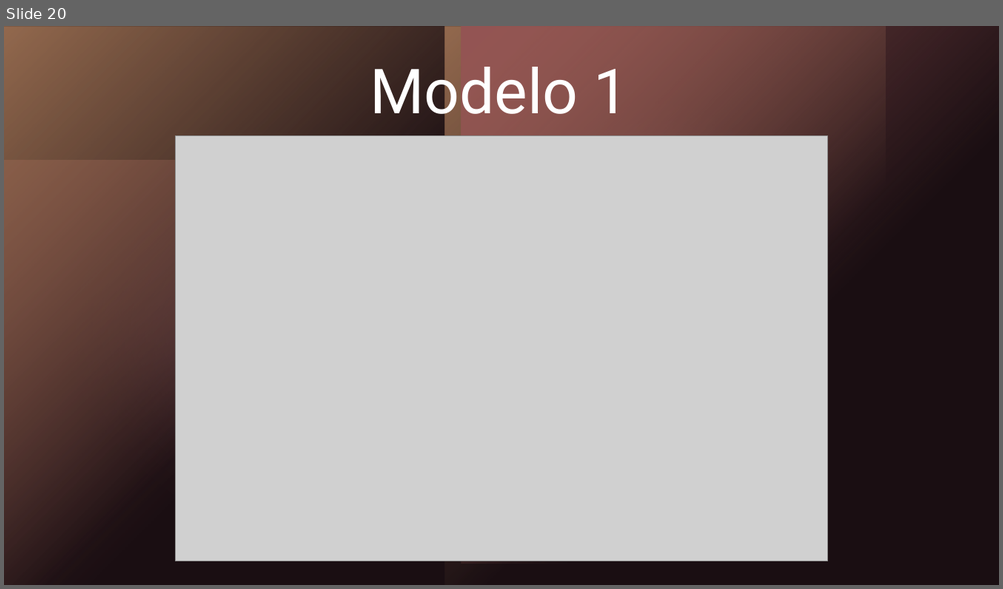
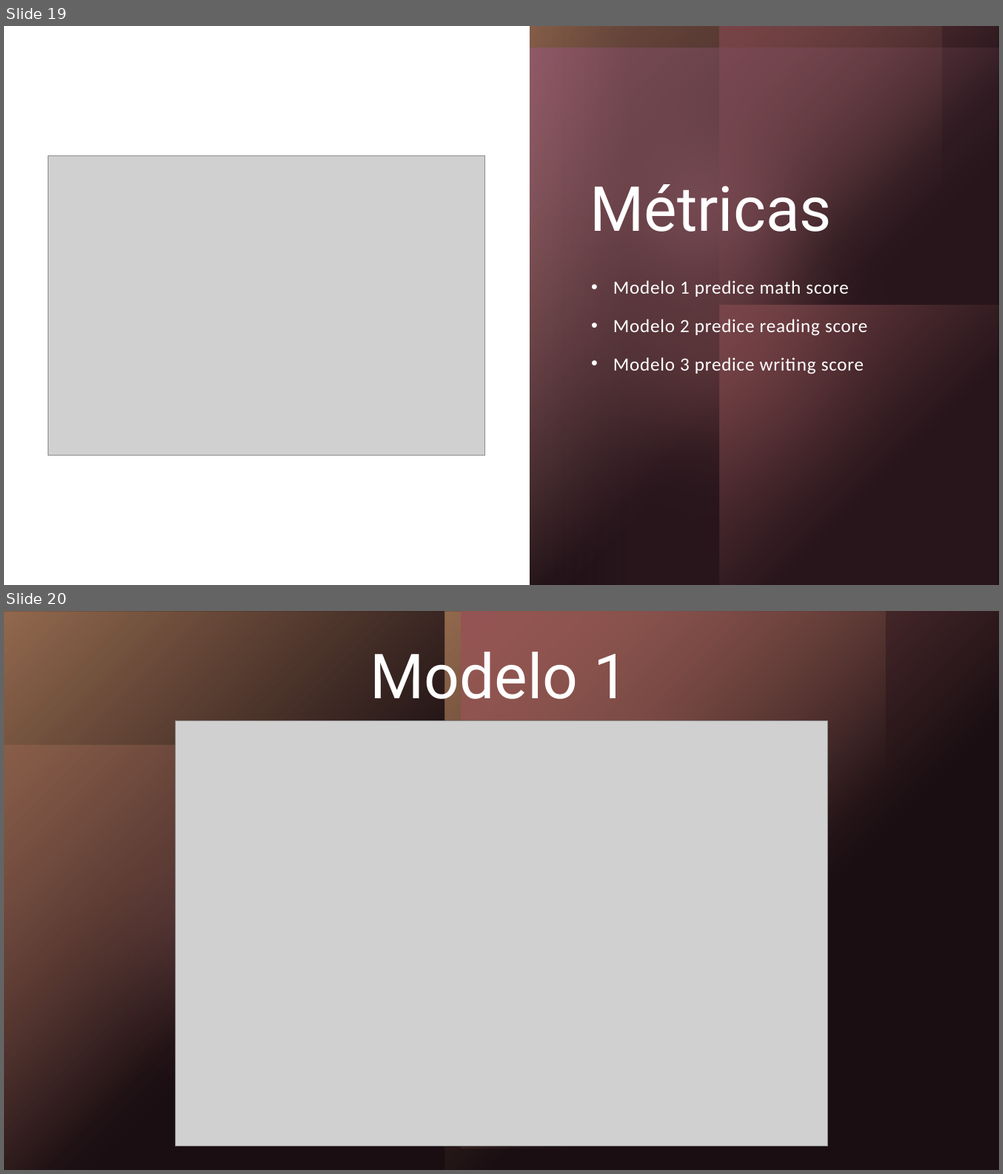
Before and after one commit to YuMiinZ/students-performance-analysis, a slide deck: Students_Performance_Analysis.pptx. Shown one above the other, each under a label of ours: slide 20 before the commit, slides 19 and 20 after it. The pictures are 1003x589 and 1003x1174 pixels, drawn with LibreOffice and Linux fonts; fonts in the diff are those of the drawing; grey boxes stand for pictures. Boxes give left, top, right and bottom in pixels: in the first picture for what was removed or moved away, otherwise in the second. Text is boxed around its words. In the diff, an @@ line names an element or a change of style, - is before the commit and + after.

```diff
--- a/Students_Performance_Analysis.pptx
+++ b/Students_Performance_Analysis.pptx
@@ slide 19 added at <box>4,26,999,585</box>, background #000000; not listed: 5 template elements that a slide beside it also shows @@
@@ rectangle added at <box>4,26,999,585</box>, fill #000000 @@
@@ rectangle added at <box>4,26,999,585</box>, fill gradient #41242E @@
@@ freeform shape added at <box>4,26,530,585</box>, fill #FFFFFF @@
@@ group added at <box>4,26,999,585</box>: 6 rectangles, 2 ellipses @@
@@ picture added at <box>48,156,484,456</box> @@
@@ title added at <box>589,184,831,247</box>, 60 pt, text #FFFFFF @@
+Métricas
@@ text added at <box>613,281,867,375</box>, 18 pt, text #FFFFFF @@
+• Modelo 1 predice math score
+• Modelo 2 predice reading score
+• Modelo 3 predice writing score
```
Also in this commit, not shown: 1 slide removed.
